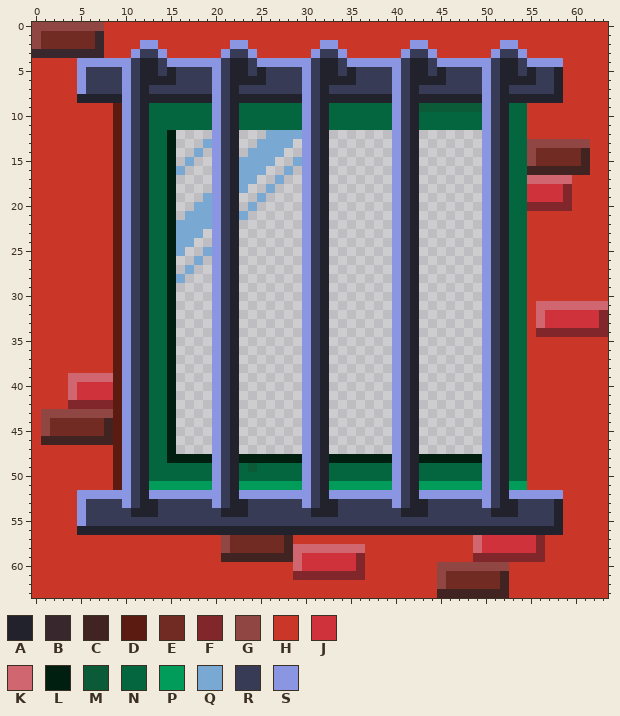
Pixel-art sprite -- assets/textures/window_grid_night.gif. The picture above was drawn from the file before the commit.
The file is 128x128 pixels, drawn in blocks of 2x2; one block is one cell here. Colours within 5 levels of each other are drawn and written as one.
Palette (. is transparent): A #22222c  B #38282e  C #412421  D #5c1b10  E #722b22  F #81272b  G #904643  H #ca3627  J #d0323c  K #d06670  L #001f11  M #0c5b38  N #04663e  P #019c5a  Q #79a8d2  R #373b56  S #8a96e1
Pixels before, first column x 0:
 0 GGGGGGGGHHHHHHHHHHHHHHHHHHHHHHHHHHHHHHHHHHHHHHHHHHHHHHHHHHHHHHHH
 1 GEEEEEEBHHHHHHHHHHHHHHHHHHHHHHHHHHHHHHHHHHHHHHHHHHHHHHHHHHHHHHHH
 2 GEEEEEEBHHHHSSHHHHHHHHSSHHHHHHHHSSHHHHHHHHSSHHHHHHHHSSHHHHHHHHHH
 3 BBBBBBBBHHHSRRSHHHHHHSRRSHHHHHHSRRSHHHHHHSRRSHHHHHHSRRSHHHHHHHHH
 4 HHHHHSSSSSSRAARSSSSSSRAARSSSSSSRAARSSSSSSRAARSSSSSSRAARSSSSHHHHH
 5 HHHHHSRRRRSRAARARRRRSRAARARRRRSRAARARRRRSRAARARRRRSRAARARRAHHHHH
 6 HHHHHSRRRRSRAAAARRRRSRAAAARRRRSRAAAARRRRSRAAAARRRRSRAAAARRAHHHHH
 7 HHHHHSRRRRSRARRRRRRRSRARRRRRRRSRARRRRRRRSRARRRRRRRSRARRRRRAHHHHH
 8 HHHHHAAAAASRAAAAAAAASRAAAAAAAASRAAAAAAAASRAAAAAAAASRAAAAAAAHHHHH
 9 HHHHHHHHHDSRANNNNNNNSRANNNNNNNSRANNNNNNNSRAMMMMMMMSRANNHHHHHHHHH
10 HHHHHHHHHDSRANNNNNNNSRANNNNNNNSRANNNNNNNSRANNNNNNNSRANNHHHHHHHHH
11 HHHHHHHHHDSRANNNNNNNSRANNNNNNNSRANNNNNNNSRANNNNNNNSRANNHHHHHHHHH
12 HHHHHHHHHDSRANNL....SRA...QQQQSRA.......SRA.......SRANNHHHHHHHHH
13 HHHHHHHHHDSRANNL...QSRA..QQQQ.SRA.......SRA.......SRANNGGGGGGGHH
14 HHHHHHHHHDSRANNL..Q.SRA.QQQQ..SRA.......SRA.......SRANNGEEEEECHH
15 HHHHHHHHHDSRANNL.Q..SRAQQQQ..QSRA.......SRA.......SRANNGEEEEECHH
16 HHHHHHHHHDSRANNLQ...SRAQQQ..Q.SRA.......SRA.......SRANNCCCCCCCHH
17 HHHHHHHHHDSRANNL....SRAQQ..Q..SRA.......SRA.......SRANNKKKKKHHHH
18 HHHHHHHHHDSRANNL....SRAQ..Q...SRA.......SRA.......SRANNJJJJFHHHH
19 HHHHHHHHHDSRANNL...QSRA..Q....SRA.......SRA.......SRANNJJJJFHHHH
20 HHHHHHHHHDSRANNL..QQSRA.Q.....SRA.......SRA.......SRANNFFFFFHHHH
21 HHHHHHHHHDSRANNL.QQQSRAQ......SRA.......SRA.......SRANNHHHHHHHHH
22 HHHHHHHHHDSRANNLQQQQSRA.......SRA.......SRA.......SRANNHHHHHHHHH
23 HHHHHHHHHDSRANNLQQQ.SRA.......SRA.......SRA.......SRANNHHHHHHHHH
24 HHHHHHHHHDSRANNLQQ..SRA.......SRA.......SRA.......SRANNHHHHHHHHH
25 HHHHHHHHHDSRANNLQ..QSRA.......SRA.......SRA.......SRANNHHHHHHHHH
26 HHHHHHHHHDSRANNL..Q.SRA.......SRA.......SRA.......SRANNHHHHHHHHH
27 HHHHHHHHHDSRANNL.Q..SRA.......SRA.......SRA.......SRANNHHHHHHHHH
28 HHHHHHHHHDSRANNLQ...SRA.......SRA.......SRA.......SRANNHHHHHHHHH
29 HHHHHHHHHDSRANNL....SRA.......SRA.......SRA.......SRANNHHHHHHHHH
30 HHHHHHHHHDSRANNL....SRA.......SRA.......SRA.......SRANNHHHHHHHHH
31 HHHHHHHHHDSRANNL....SRA.......SRA.......SRA.......SRANNHKKKKKKKK
32 HHHHHHHHHDSRANNL....SRA.......SRA.......SRA.......SRANNHKJJJJJJF
33 HHHHHHHHHDSRANNL....SRA.......SRA.......SRA.......SRANNHKJJJJJJF
34 HHHHHHHHHDSRANNL....SRA.......SRA.......SRA.......SRANNHFFFFFFFF
35 HHHHHHHHHDSRANNL....SRA.......SRA.......SRA.......SRANNHHHHHHHHH
36 HHHHHHHHHDSRANNL....SRA.......SRA.......SRA.......SRANNHHHHHHHHH
37 HHHHHHHHHDSRANNL....SRA.......SRA.......SRA.......SRANNHHHHHHHHH
38 HHHHHHHHHDSRANNL....SRA.......SRA.......SRA.......SRANNHHHHHHHHH
39 HHHHKKKKKDSRANNL....SRA.......SRA.......SRA.......SRANNHHHHHHHHH
40 HHHHKJJJJDSRANNL....SRA.......SRA.......SRA.......SRANNHHHHHHHHH
41 HHHHKJJJJDSRANNL....SRA.......SRA.......SRA.......SRANNHHHHHHHHH
42 HHHHFFFFFDSRANNL....SRA.......SRA.......SRA.......SRANNHHHHHHHHH
43 HGGGGGGGGDSRANNL....SRA.......SRA.......SRA.......SRANNHHHHHHHHH
44 HGEEEEEECDSRANNL....SRA.......SRA.......SRA.......SRANNHHHHHHHHH
45 HGEEEEEECDSRANNL....SRA.......SRA.......SRA.......SRANNHHHHHHHHH
46 HCCCCCCCCDSRANNL....SRA.......SRA.......SRA.......SRANNHHHHHHHHH
47 HHHHHHHHHDSRANNL....SRA.......SRA.......SRA.......SRANNHHHHHHHHH
48 HHHHHHHHHDSRANNLLLLLSRALLLLLLLSRALLLLLLLSRALLLLLLLSRANNHHHHHHHHH
49 HHHHHHHHHDSRANNNNNNNSRANMNNNNNSRANNNNNNNSRANNNNNNNSRANNHHHHHHHHH
50 HHHHHHHHHDSRANNNNNNNSRANNNNNNNSRANNNNNNNSRANNNNNNNSRANNHHHHHHHHH
51 HHHHHHHHHDSRAPPPPPPPSRAPPPPPPPSRAPPPPPPPSRAPPPPPPPSRAPPHHHHHHHHH
52 HHHHHSSSSSSRASSSSSSSSRASSSSSSSSRASSSSSSSSRASSSSSSSSRASSSSSSHHHHH
53 HHHHHSRRRRSRAARRRRRRSRAARRRRRRSRAARRRRRRSRAARRRRRRSRAARRRRAHHHHH
54 HHHHHSRRRRRAAARRRRRRRAAARRRRRRRAAARRRRRRRAAARRRRRRRAAARRRRAHHHHH
55 HHHHHSRRRRRRRRRRRRRRRRRRRRRRRRRRRRRRRRRRRRRRRRRRRRRRRRRRRRAHHHHH
56 HHHHHAAAAAAAAAAAAAAAAAAAAAAAAAAAAAAAAAAAAAAAAAAAAAAAAAAAAAAHHHHH
57 HHHHHHHHHHHHHHHHHHHHHGEEEEEECHHHHHHHHHHHHHHHHHHHHKJJJJJJFHHHHHHH
58 HHHHHHHHHHHHHHHHHHHHHGEEEEEECKKKKKKKKHHHHHHHHHHHHKJJJJJJFHHHHHHH
59 HHHHHHHHHHHHHHHHHHHHHCCCCCCCCKJJJJJJFHHHHHHHHHHHHFFFFFFFFHHHHHHH
60 HHHHHHHHHHHHHHHHHHHHHHHHHHHHHKJJJJJJFHHHHHHHHGGGGGGGGHHHHHHHHHHH
61 HHHHHHHHHHHHHHHHHHHHHHHHHHHHHFFFFFFFFHHHHHHHHGEEEEEECHHHHHHHHHHH
62 HHHHHHHHHHHHHHHHHHHHHHHHHHHHHHHHHHHHHHHHHHHHHGEEEEEECHHHHHHHHHHH
63 HHHHHHHHHHHHHHHHHHHHHHHHHHHHHHHHHHHHHHHHHHHHHCCCCCCCCHHHHHHHHHHH
Once edited:
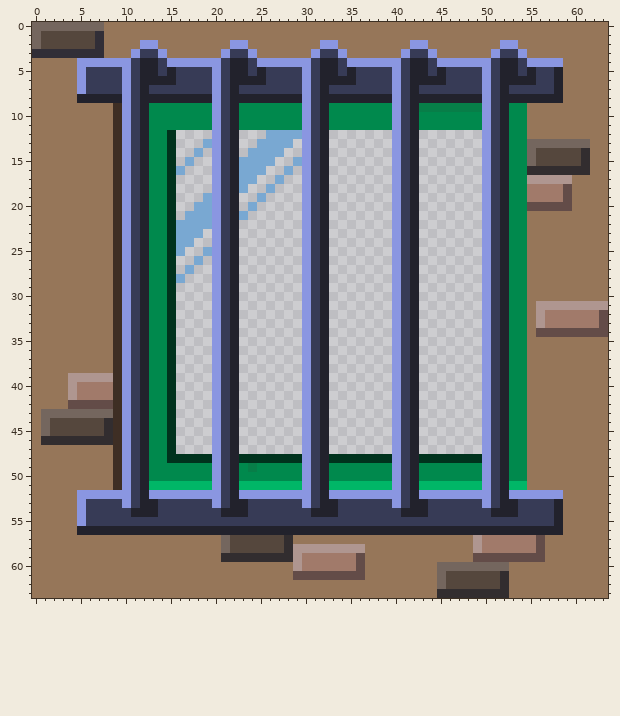
Change:
colour B: #38282e -> #312e37
colour C: #412421 -> #322d2f
colour D: #5c1b10 -> #3e2e24
colour E: #722b22 -> #55473d
colour F: #81272b -> #634c48
colour G: #904643 -> #74665e
colour H: #ca3627 -> #967659
colour J: #d0323c -> #a17a6a
colour K: #d06670 -> #af9690
colour L: #001f11 -> #00321d
colour M: #0c5b38 -> #077e48
colour N: #04663e -> #00894d
colour P: #019c5a -> #00b667
Changed places in both pictures, as pixel boxes (x1, y1, x2, y2):
changed: (32, 22, 608, 598)
